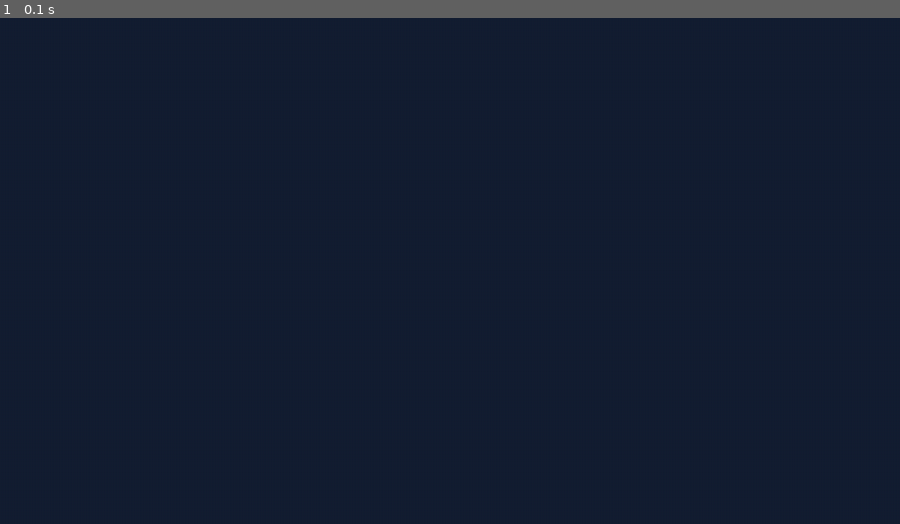
Above: before the commit, frame 1.
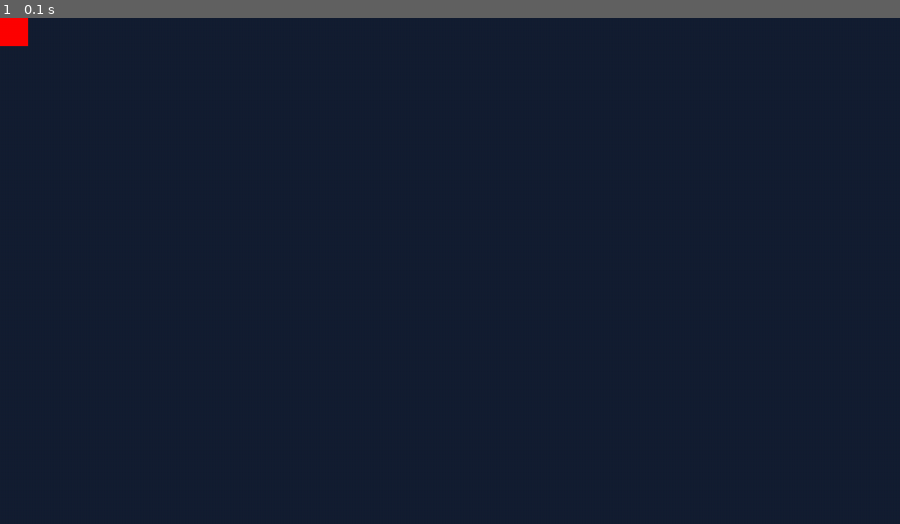
Above: after the commit, the same moment.

Repository: Additc/Curso-Python-Pygame
Game: pygame game, started from Snake_game/version_0_3/Snake03_game.py
Same seed, same stepped clock (60 frames per second), same inputs: the game is played once before the commit and once after it.
Inputs:
- Up to frame 1 (0.1 s): no input

The runs differ from the first frame. In frame 1, 0.2% of the frame differs, in the area x 0-4%, y 0-6%.

Commit message:
Snake Game

Diff:
--- /dev/null
+++ b/Snake_game/version_0_2/Game_funtionalities.py
@@ -0,0 +1,28 @@
+import pygame
+from Configuration import Configurations
+def game_events()->bool:
+    """
+    Función que administra los evento de juego
+    :return: la bandera del fin del juego
+    """
+    game_over=False
+
+    # Se verifican los eventos (teclado,ratón) del juego.
+    for event in pygame.event.get():
+        # Un clic en cerrar el juego
+        if event.type == pygame.QUIT:
+            game_over = True
+
+    #Se regresa la bandera
+    return game_over
+
+def screen_refresh(screen: pygame.surface.Surface)->None:
+    """
+    Función que administra los elementos visuales del juego.
+    :return:
+    """
+    #Fondo de la pantalla en formato RGB
+    screen.fill(Configurations.get_background())
+
+    #Se actuliza la pantalla
+    pygame.display.flip()
--- /dev/null
+++ b/Snake_game/version_0_2/Snake02_game.py
@@ -0,0 +1,50 @@
+"""
+Nombre: Addi Toro Chávez
+fecha:
+versión: 0.2
+-Se agregó la configuración en el módulo de Configurations.py que va a
+incluir todas las configuraciones del juego.
+-Se agregó el módulo Game_funcionalities.py que contiene los eventos del juego
+y los elementos del juego
+visuales del juego.
+"""
+
+
+#Se importan lo módulos para el videojuego
+import pygame
+from Configuration import Configurations
+from Game_funtionalities import game_events
+from Snake_game.version_0_2.Game_funtionalities import screen_refresh
+
+
+def run_game()->None:
+    """
+    Función principal del videojuego
+    :return:
+    """
+    #Se inicializa el módulo de pygame
+    pygame.init()
+
+    #Se inicializa la pantalla
+    #screen_size=(1280,720)   # Resolución de la pantalla (ancho,alto)
+    screen=pygame.display.set_mode(Configurations.get_screen_size())
+
+    #Se configura el título del juego
+    #game_title="Snake game"
+    pygame.display.set_caption(Configurations.get_game_title())  #Mostrar título
+
+    #Ciclo principal del videojuego
+    game_over=False
+
+    while not game_over:
+        #Se verifican los eventos (teclado,ratón) del juego.
+        game_over=game_events()
+
+        #Se dibujan los elementos gráficos en la pantalla
+        screen_refresh(screen)
+
+    #Se cierran los recursos de pygame
+    pygame.quit()
+
+if __name__ == '__main__':
+    run_game()
--- /dev/null
+++ b/Snake_game/version_0_3/Configuration.py
@@ -0,0 +1,33 @@
+class Configurations:
+    """
+    Clase que contiene todas la configuraciones del juego
+    """
+    #Configuraciones de la pantalla
+    _screen_size = (1280, 720)  # Resolución de la pantalla (ancho,alto)
+    _game_title = "Snake game"   #Título del juego
+    _background = (20, 30, 50)  # Fondo de la pantlla en formato RGB
+
+
+    @classmethod
+    def get_screen_size(cls)->tuple[int,int]:
+        """
+        Getter para screen_size.
+        :return:
+        """
+        return  cls._screen_size
+
+    @classmethod
+    def get_game_title(cls)->str:
+        """
+        Getter para _game_title.
+        :return:
+        """
+        return  cls._game_title
+
+    @classmethod
+    def get_background(cls)->tuple[int,int,int]:
+        """
+        Getter para background.
+        :return:
+        """
+        return  cls._background
--- /dev/null
+++ b/Snake_game/version_0_3/Game_funtionalities.py
@@ -0,0 +1,33 @@
+import pygame
+from Configuration import Configurations
+from Snake import SnakeBlock
+
+def game_events()->bool:
+    """
+    Función que administra los evento de juego
+    :return: la bandera del fin del juego
+    """
+    game_over=False
+
+    # Se verifican los eventos (teclado,ratón) del juego.
+    for event in pygame.event.get():
+        # Un clic en cerrar el juego
+        if event.type == pygame.QUIT:
+            game_over = True
+
+    #Se regresa la bandera
+    return game_over
+
+def screen_refresh(screen: pygame.surface.Surface,snake_head:SnakeBlock)->None:
+    """
+    Función que administra los elementos visuales del juego.
+    :return:
+    """
+    #Fondo de la pantalla en formato RGB
+    screen.fill(Configurations.get_background())
+
+    #Se dibuja la cabeza de la serpiente
+    snake_head.blit(screen)
+
+    #Se actuliza la pantalla
+    pygame.display.flip()
--- /dev/null
+++ b/Snake_game/version_0_3/Snake.py
@@ -0,0 +1,26 @@
+import pygame
+from pygame.sprite import Sprite
+
+class SnakeBlock(Sprite):
+
+    def __init__(self):
+        """
+        Constructor de clase
+        """
+        super().__init__() #Llamar al super constructor de Sprite
+
+        color = (255,0,0)
+
+        self.image=pygame.Surface((40,40))
+        self.image.fill(color)
+
+        self.rect=self.image.get_rect()
+
+    def blit(self,screen:pygame.surface.Surface)->None:
+        """
+        Se utiliza para dibujar el bloque de la serpiente
+        :param screen:  Pantalla en donde se dibuja
+        :return:
+        """
+
+        screen.blit(self.image,self.rect)
--- a/Snake_game/version_0_2/Snake_game.py
+++ b/Snake_game/version_0_3/Snake03_game.py
@@ -2,13 +2,20 @@
 Nombre: Addi Toro Chávez
 fecha:
 versión: 0.2
+-Se agregó la configuración en el módulo de Configurations.py que va a
+incluir todas las configuraciones del juego.
+-Se agregó el módulo Game_funcionalities.py que contiene los eventos del juego
+y los elementos del juego
+visuales del juego.
 """
 
 
 #Se importan lo módulos para el videojuego
 import pygame
 from Configuration import Configurations
-
+from Game_funtionalities import game_events
+from Game_funtionalities import screen_refresh
+from Snake import  SnakeBlock
 
 
 def run_game()->None:
@@ -20,29 +27,24 @@
     pygame.init()
 
     #Se inicializa la pantalla
-    #screen_size=(1280,720)   # Resolución de la pantalla (ancho,alto)
     screen=pygame.display.set_mode(Configurations.get_screen_size())
 
     #Se configura el título del juego
-    #game_title="Snake game"
     pygame.display.set_caption(Configurations.get_game_title())  #Mostrar título
+
+    #Se crea el bloque inicial de la serpiente (cabeza)
+    snake_head=SnakeBlock()
 
     #Ciclo principal del videojuego
     game_over=False
 
     while not game_over:
         #Se verifican los eventos (teclado,ratón) del juego.
-        for event in pygame.event.get():
-            #Un clic en cerrar el juego
-            if event.type == pygame.QUIT:
-                game_over=True
+        game_over=game_events()
 
         #Se dibujan los elementos gráficos en la pantalla
-        #background=(20,30,50)  #Fondo de la pantlla en formato RGB
-        screen.fill(Configurations.get_background())
+        screen_refresh(screen,snake_head)
 
-        #Se actualiza la pantalla
-        pygame.display.flip()
     #Se cierran los recursos de pygame
     pygame.quit()
 
Renamed: Snake_game/version_0_1/Snake_game.py -> Snake_game/version_0_1/Snake01_game.py
